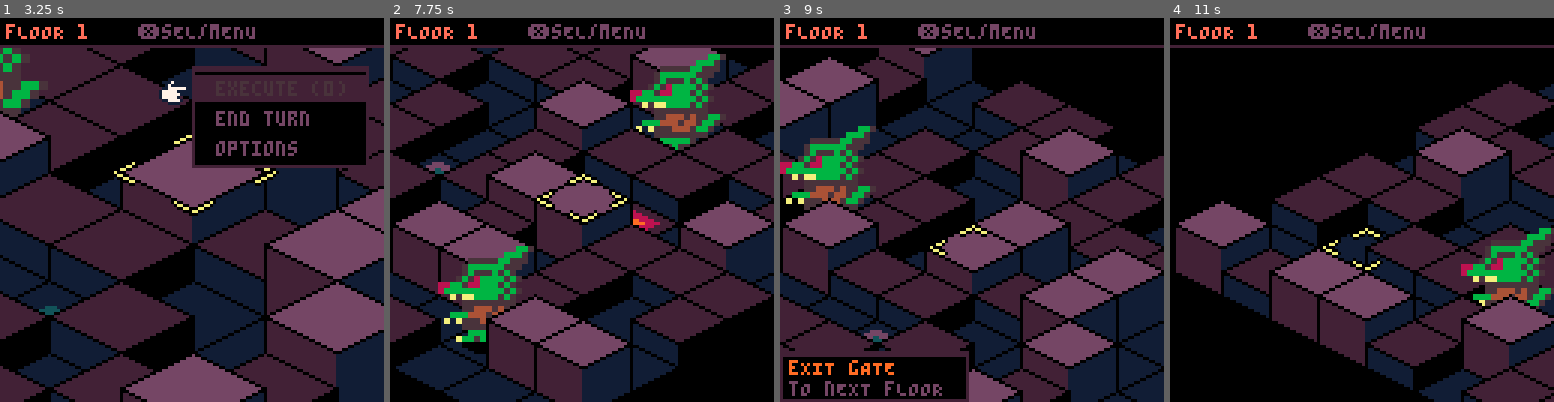
Above: before the commit, frames 1-4 (left to right).
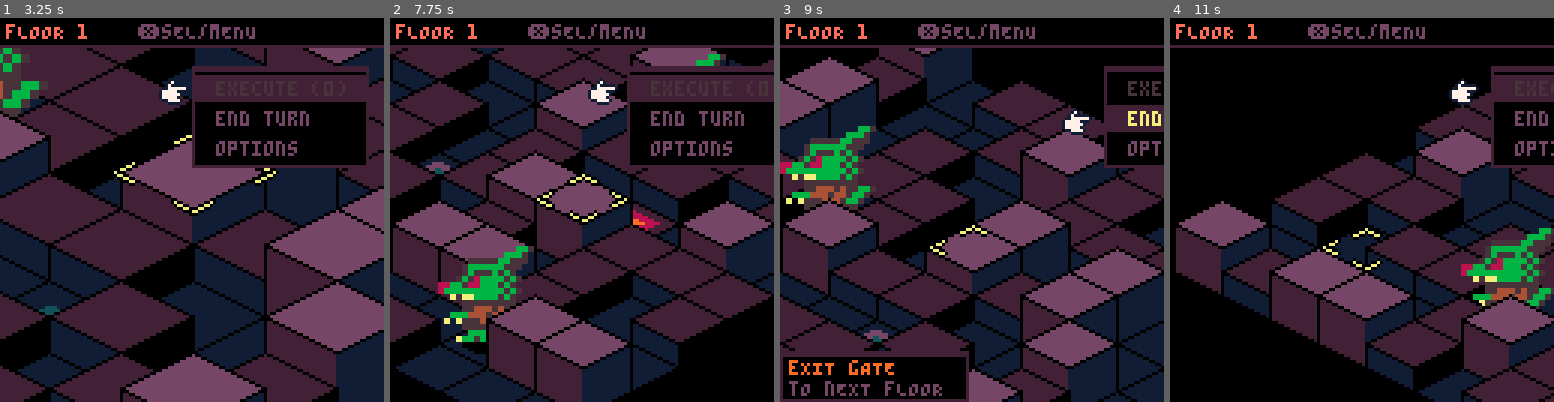
Above: after the commit, the same moments.

Repository: ColdGlassOMilk/netherworld-tactics
Game: PICO-8 cartridge netherworld.p8
Same seed, same stepped clock (60 frames per second), same inputs: the game is played once before the commit and once after it.
Inputs:
- Up to frame 1 (3.25 s): tap X (X key) at 0.33, 1.07, 1.85, 2.97 s; tap O (Z key) at 0.7, 1.7, 2.1, 2.5, 2.9 s; hold Right 1.6-2.1 s; hold Up 2.15-2.42 s; hold Right 2.47-3.03 s; hold Left from 3.08 s (still down)
- Up to frame 2 (7.75 s): tap O (Z key) every 0.4 s from 3.3 to 7.7 s; release Left at 3.58 s; hold Down 3.63-3.97 s; hold Right 4.02-4.68 s; tap X (X key) every 1.12 s from 4.08 to 7.43 s; hold Up 4.73-5.03 s; hold Left 5.08-5.68 s; hold Down 5.73-6.03 s; hold Right 6.08-6.58 s; hold Right 6.63-7.13 s; hold Up 7.18-7.45 s; hold Right from 7.5 s (still down)
- Up to frame 3 (9 s): release Right at 8.07 s; tap O (Z key) at 8.1, 8.5, 8.9 s; hold Left 8.12-8.62 s; tap X (X key) at 8.55 s; hold Down from 8.67 s (still down)
- Up to frame 4 (11 s): release Down at 9 s; hold Right 9.05-9.72 s; tap O (Z key) every 0.4 s from 9.3 to 10.9 s; tap X (X key) at 9.67, 10.78 s; hold Up 9.77-10.07 s; hold Left 10.12-10.72 s; hold Down from 10.77 s (still down)

Frame 1 is identical in both runs. In frame 2, 7.1% of the frame differs, in the area x 51-100%, y 12-40%; in frame 3, 2.4%; in frame 4, 3.3%.

Commit message:
bug fixes

Diff:
--- a/src/scene/game.lua
+++ b/src/scene/game.lua
@@ -16,6 +16,7 @@
 function game:init()
   self.floor = 1
   self.action_queue = {}
+  self.transitioning = false
   camera:init()
   grid:init()
   units:init()
@@ -208,6 +209,7 @@
 end
 
 function game:next_floor()
+ self.transitioning=true
  self.floor+=1
  self:msg("floor "..self.floor.."!")
  for u in all(units.list) do
@@ -227,6 +229,7 @@
    camera:reset()
    cursor.x,cursor.y=grid.spawn_x,grid.spawn_y
    camera:center(cursor.x,cursor.y,true)
+   self.transitioning=false
    self:start_player_phase()
   end
  })
@@ -256,24 +259,24 @@
 end
 
 function game:draw()
-  pal()
-  cls()
-  renderer:draw_all()
-  ui:draw()
-  if self.action_menu then self.action_menu:draw() end
-  if self.deploy_menu then self.deploy_menu:draw() end
-
-  pal(1,129,1)
-  pal(2,130,1)
-  pal(13,141,1)
-  pal(12,131,1)
-  pal(8,136,1)
-  pal(11,139,1)
-  pal(3,133,1)
-  pal(9,137,1)
-  pal(10,135,1)
-  pal(14,142,1)
-  pal(15,143,1)
-  pal(5,133,1)
-  pal(6,134,1)
-end
+ pal()
+ cls()
+ renderer:draw_all()
+ ui:draw()
+ if self.action_menu then self.action_menu:draw() end
+ if self.deploy_menu then self.deploy_menu:draw() end
+
+ pal(1,129,1)
+ pal(2,130,1)
+ pal(13,141,1)
+ pal(12,131,1)
+ pal(8,136,1)
+ pal(11,139,1)
+ pal(3,133,1)
+ pal(9,137,1)
+ pal(10,135,1)
+ pal(14,142,1)
+ pal(15,143,1)
+ pal(5,133,1)
+ pal(6,134,1)
+end
--- a/src/sys/actions.lua
+++ b/src/sys/actions.lua
@@ -28,7 +28,6 @@
   if u.team=="player" and not u.deployed then
    add(items,{label=u.name,action=function()
     game.deploy_menu:hide()
-    game.deploy_menu=nil
     self:deploy_unit(u)
    end})
   end
@@ -66,7 +65,6 @@
   if tile and tile.type=="goal" then
    add(items,{label="escape!",action=function()
     game.action_menu:hide()
-    game.action_menu=nil
     game.selected=nil
     game.attack_tiles={}
     game:next_floor()
@@ -74,13 +72,11 @@
   end
   add(items,{label="attack",action=function()
    game.action_menu:hide()
-   game.action_menu=nil
    game.fsm:switch"target"
    self:cycle_target(0)
   end,enabled=function()return has_target end})
   add(items,{label="wait",action=function()
    game.action_menu:hide()
-   game.action_menu=nil
    u.waiting=true
    game.selected=nil
    game.attack_tiles={}
@@ -91,14 +87,12 @@
   return"execute ("..#game.action_queue..")"
  end,action=function()
   game.action_menu:hide()
-  game.action_menu=nil
   game.selected=nil
   game.attack_tiles={}
   game:execute_turn()
  end,enabled=function()return #game.action_queue>0 end})
  add(items,{label="end turn",action=function()
   game.action_menu:hide()
-  game.action_menu=nil
   game.selected=nil
   game.attack_tiles={}
   game:execute_and_end_turn()
@@ -113,7 +107,6 @@
  },{x=90,y=26})})
 
  game.action_menu=menu:new(items,{x=80,y=16,on_cancel=function()
-  game.action_menu=nil
   game.attack_tiles={}
   if game.selected then game.selected.waiting=true end
   game.selected=nil
--- a/src/sys/camera.lua
+++ b/src/sys/camera.lua
@@ -1,65 +1,65 @@
--- camera system (optimized)
-camera={zoom_levels={1,2,3},cam_left=false}
-function camera:init()
- self.x,self.y,self.rot,self.rot_tween,self.zoom,self.zoom_tween=0,-20,0,0,2,2
- self.zooming,self.rotating=false,false
- self.tween_target=nil
+-- camera system (optimized with _ENV)
+camera=setmetatable({zoom_levels={1,2,3},cam_left=false},{__index=_ENV})
+function camera.init(_ENV)
+ x,y,rot,rot_tween,zoom,zoom_tween=0,-20,0,0,2,2
+ zooming,rotating=false,false
+ tween_target=nil
 end
-function camera:reset() self.rot,self.rot_tween,self.rotating=0,0,false end
-function camera:center(x,y,instant)
- local t=self:calc_pos(x,y,self.rot_tween)
- if instant then self.x,self.y=t.x,t.y;self.tween_target={x=t.x,y=t.y}
- else tween:cancel_all(self.tween_target or{});self.tween_target={x=self.x,y=self.y}
-      tween:new(self.tween_target,{x=t.x,y=t.y},10,{ease=tween.ease.out_quad}) end
+function camera.reset(_ENV) rot,rot_tween,rotating=0,0,false end
+function camera.center(_ENV,tx,ty,instant)
+ local t=camera.calc_pos(camera,tx,ty,rot_tween)
+ if instant then x,y=t.x,t.y;tween_target={x=t.x,y=t.y}
+ else tween:cancel_all(tween_target or{});tween_target={x=x,y=y}
+      tween:new(tween_target,{x=t.x,y=t.y},10,{ease=tween.ease.out_quad}) end
 end
-function camera:calc_pos(x,y,rot,zoom)
- zoom=zoom or self.zoom;local z=self.zoom_levels[zoom];local cx,cy=grid.w/2,grid.h/2
- local rx,ry=x-cx,y-cy;local a=rot*0.25;local c,s=cos(a),sin(a)
+function camera.calc_pos(_ENV,px,py,r,z)
+ z=z or zoom;local zs=zoom_levels[z];local cx,cy=grid.w/2,grid.h/2
+ local rx,ry=px-cx,py-cy;local a=r*0.25;local c,s=cos(a),sin(a)
  rx,ry=rx*c-ry*s+cx,rx*s+ry*c+cy
- local sx,sy=(rx-ry)*grid.tile_w*.5*z+64,(rx+ry)*grid.tile_h*.5*z+32
+ local sx,sy=(rx-ry)*grid.tile_w*.5*zs+64,(rx+ry)*grid.tile_h*.5*zs+32
  return {x=64-sx,y=76-sy}
 end
-function camera:rotate(dir)
- if self.rotating then return end
- self.rotating=true
- local t=(self.rot+dir)%4 if t<0 then t=t+4 end
- local tt=self.rot+dir
- local f=self:calc_pos(cursor.x,cursor.y,tt)
- tween:cancel_all(self.tween_target or{});self.tween_target={x=self.x,y=self.y}
- tween:new(self,{rot_tween=tt},15,{
+function camera.rotate(_ENV,dir)
+ if rotating then return end
+ rotating=true
+ local t=(rot+dir)%4 if t<0 then t=t+4 end
+ local tt=rot+dir
+ local f=camera.calc_pos(camera,cursor.x,cursor.y,tt)
+ tween:cancel_all(tween_target or{});tween_target={x=x,y=y}
+ tween:new(camera,{rot_tween=tt},15,{
   ease=tween.ease.out_quad,
-  on_complete=function() self.rot,self.rot_tween,self.rotating=t,t,false end
+  on_complete=function() camera.rot,camera.rot_tween,camera.rotating=t,t,false end
  })
- tween:new(self.tween_target,f,15,{ease=tween.ease.out_quad})
+ tween:new(tween_target,f,15,{ease=tween.ease.out_quad})
  sfx(0)
 end
-function camera:change_zoom(dir)
- if self.zooming then return end
- local nz=self.zoom+dir if nz<1 or nz>3 then return end
- self.zooming,self.zoom=true,nz
- tween:new(self,{zoom_tween=nz},15,{ease=tween.ease.out_quad,on_complete=function() self.zooming=false end})
- local f=self:calc_pos(cursor.x,cursor.y,self.rot_tween,nz)
- tween:cancel_all(self.tween_target or{});self.tween_target={x=self.x,y=self.y}
- tween:new(self.tween_target,f,15,{ease=tween.ease.out_quad})
+function camera.change_zoom(_ENV,dir)
+ if zooming then return end
+ local nz=zoom+dir if nz<1 or nz>3 then return end
+ zooming,zoom=true,nz
+ tween:new(camera,{zoom_tween=nz},15,{ease=tween.ease.out_quad,on_complete=function() camera.zooming=false end})
+ local f=camera.calc_pos(camera,cursor.x,cursor.y,rot_tween,nz)
+ tween:cancel_all(tween_target or{});tween_target={x=x,y=y}
+ tween:new(tween_target,f,15,{ease=tween.ease.out_quad})
  sfx(0)
 end
-function camera:update()
- if self.tween_target then self.x,self.y=self.tween_target.x,self.tween_target.y end
+function camera.update(_ENV)
+ if tween_target then x,y=tween_target.x,tween_target.y end
 end
-function camera:get_zoom_scale()
- local zt=self.zoom_tween;local z=self.zoom_levels
+function camera.get_zoom_scale(_ENV)
+ local zt=zoom_tween;local z=zoom_levels
  if zt<=1 then return z[1] elseif zt<=2 then return z[1]+(zt-1)*(z[2]-z[1]) else return z[2]+(zt-2)*(z[3]-z[2]) end
 end
-function camera:iso_pos(x,y,h)
+function camera.iso_pos(_ENV,px,py,h)
  h=h or 0
- local z=self:get_zoom_scale();local rot=self.rot_tween;local cx,cy=grid.w/2,grid.h/2
- local rx,ry=x-cx,y-cy;local a=rot*0.25;local c,s=cos(a),sin(a)
+ local z=camera.get_zoom_scale(camera);local r=rot_tween;local cx,cy=grid.w/2,grid.h/2
+ local rx,ry=px-cx,py-cy;local a=r*0.25;local c,s=cos(a),sin(a)
  rx,ry=rx*c-ry*s+cx,rx*s+ry*c+cy
- return (rx-ry)*grid.tile_w*.5*z+64+self.x,(rx+ry)*grid.tile_h*.5*z+32+self.y-h*4*z
+ return (rx-ry)*grid.tile_w*.5*z+64+x,(rx+ry)*grid.tile_h*.5*z+32+y-h*4*z
 end
-function camera:get_depth(x,y)
- local rot=self.rot_tween;local cx,cy=grid.w/2,grid.h/2
- local rx,ry=x-cx,y-cy;local a=rot*0.25;local c,s=cos(a),sin(a)
+function camera.get_depth(_ENV,px,py)
+ local r=rot_tween;local cx,cy=grid.w/2,grid.h/2
+ local rx,ry=px-cx,py-cy;local a=r*0.25;local c,s=cos(a),sin(a)
  local nx,ny=rx*c-ry*s+cx,rx*s+ry*c+cy
  return nx+ny
 end
--- a/src/sys/cursor.lua
+++ b/src/sys/cursor.lua
@@ -30,8 +30,14 @@
   ny = mid(0, self.y + gy, grid.h - 1)
 
   -- lock cursor to move tiles during move phase
-  if game.fsm.current == "move" and not grid:tile_in_list(nx, ny, game.move_tiles) then
-    return
+  -- but allow navigating through friendly units for QoL
+  if game.fsm.current == "move" then
+    local in_move = grid:tile_in_list(nx, ny, game.move_tiles)
+    local friendly = units:at(nx, ny)
+    local is_friendly = friendly and friendly.team == "player"
+    if not in_move and not is_friendly then
+      return
+    end
   end
 
   self.x, self.y = nx, ny
--- a/src/sys/grid.lua
+++ b/src/sys/grid.lua
@@ -1,29 +1,24 @@
-grid={w=10,h=10,tile_w=16,tile_h=8,spawn_x=0,spawn_y=0,goal_x=0,goal_y=0}
-
-function grid:init() self.tiles={} end
-
-function grid:generate()
- self.tiles={}
- for y=0,self.h-1 do
-  self.tiles[y]={}
-  for x=0,self.w-1 do
+grid=setmetatable({w=10,h=10,tile_w=16,tile_h=8,spawn_x=0,spawn_y=0,goal_x=0,goal_y=0},{__index=_ENV})
+function grid.init(_ENV) tiles={} end
+function grid.generate(_ENV)
+ tiles={}
+ for py=0,h-1 do
+  tiles[py]={}
+  for px=0,w-1 do
    r=rnd()
-   h=r>0.75 and 2 or r>0.4 and 1 or 0
-   c=h==0 and 1 or h==1 and 2 or 13
-   self.tiles[y][x]={height=h,col=c,type="normal"}
+   ht=r>0.75 and 2 or r>0.4 and 1 or 0
+   c=ht==0 and 1 or ht==1 and 2 or 13
+   tiles[py][px]={height=ht,col=c,type="normal"}
   end
  end
-
- self.spawn_x,self.spawn_y=flr(rnd(self.w)),flr(rnd(self.h))
- t=self.tiles[self.spawn_y][self.spawn_x]
+ spawn_x,spawn_y=flr(rnd(w)),flr(rnd(h))
+ t=tiles[spawn_y][spawn_x]
  t.height,t.col,t.type=0,1,"spawn"
-
- repeat gx,gy=flr(rnd(self.w)),flr(rnd(self.h))
- until(gx!=self.spawn_x or gy!=self.spawn_y) and abs(gx-self.spawn_x)+abs(gy-self.spawn_y)>=4
- t=self.tiles[gy][gx]
+ repeat gx,gy=flr(rnd(w)),flr(rnd(h))
+ until(gx!=spawn_x or gy!=spawn_y) and abs(gx-spawn_x)+abs(gy-spawn_y)>=4
+ t=tiles[gy][gx]
  t.height,t.col,t.type=0,2,"goal"
- self.goal_x,self.goal_y=gx,gy
-
+ goal_x,goal_y=gx,gy
  for u in all(units.list) do
   if u.team=="player" then
    u.deployed=false
@@ -31,27 +26,22 @@
   end
  end
 end
-
-function grid:get_tile(x,y)
- if x<0 or x>=self.w or y<0 or y>=self.h then return nil end
- local row = self.tiles[y]
- return row and row[x]
+function grid.get_tile(_ENV,px,py)
+ if px<0 or px>=w or py<0 or py>=h then return nil end
+ local row=tiles[py]
+ return row and row[px]
 end
-
-function grid:get_height(x,y)
- local t = self:get_tile(x,y)
+function grid.get_height(_ENV,px,py)
+ local t=grid.get_tile(_ENV,px,py)
  return t and t.height or 0
 end
-
-function grid:get_tile_depth(x,y)
- return camera:get_depth(x,y)+self:get_height(x,y)*0.5
+function grid.get_tile_depth(_ENV,px,py)
+ return camera:get_depth(px,py)+grid.get_height(_ENV,px,py)*0.5
 end
-
-function grid:is_valid(x,y)
- return x>=0 and x<self.w and y>=0 and y<self.h
+function grid.is_valid(_ENV,px,py)
+ return px>=0 and px<w and py>=0 and py<h
 end
-
-function grid:tile_in_list(x,y,l)
- for t in all(l) do if t.x==x and t.y==y then return true end end
+function grid.tile_in_list(_ENV,px,py,l)
+ for t in all(l) do if t.x==px and t.y==py then return true end end
  return false
 end
--- a/src/sys/input.lua
+++ b/src/sys/input.lua
@@ -4,7 +4,13 @@
   handlers, stack = {}, {}
 }
 
+function input:blocked()
+  phase = game.fsm.current
+  return phase != "select" and phase != "move" and phase != "target" or game.transitioning
+end
+
 function input:update()
+  if self:blocked() then return end
   for id = 0, 5 do
     if btnp(id) and self.handlers[id] then
       self.handlers[id]()
--- a/src/sys/sprites.lua
+++ b/src/sys/sprites.lua
@@ -14,7 +14,7 @@
 function sprites:play(u,a,cb)
   local anim=self.anims[u.name]
   if not anim or not anim[a] then u.anim=a if cb then cb() end return end
-  u.anim = anim_name
+  u.anim = a
   u.anim_frame, u.anim_timer = 0, 0
   u.anim_done, u.anim_callback = false, cb
 end
--- /dev/null
+++ b/src/sys/utils.lua
@@ -0,0 +1,4 @@
+-- utils
+function obj(t)
+  return setmetatable(t, {__index=_ENV})
+end
Not shown, added: index.html
Not shown, added: netherworld.zip
